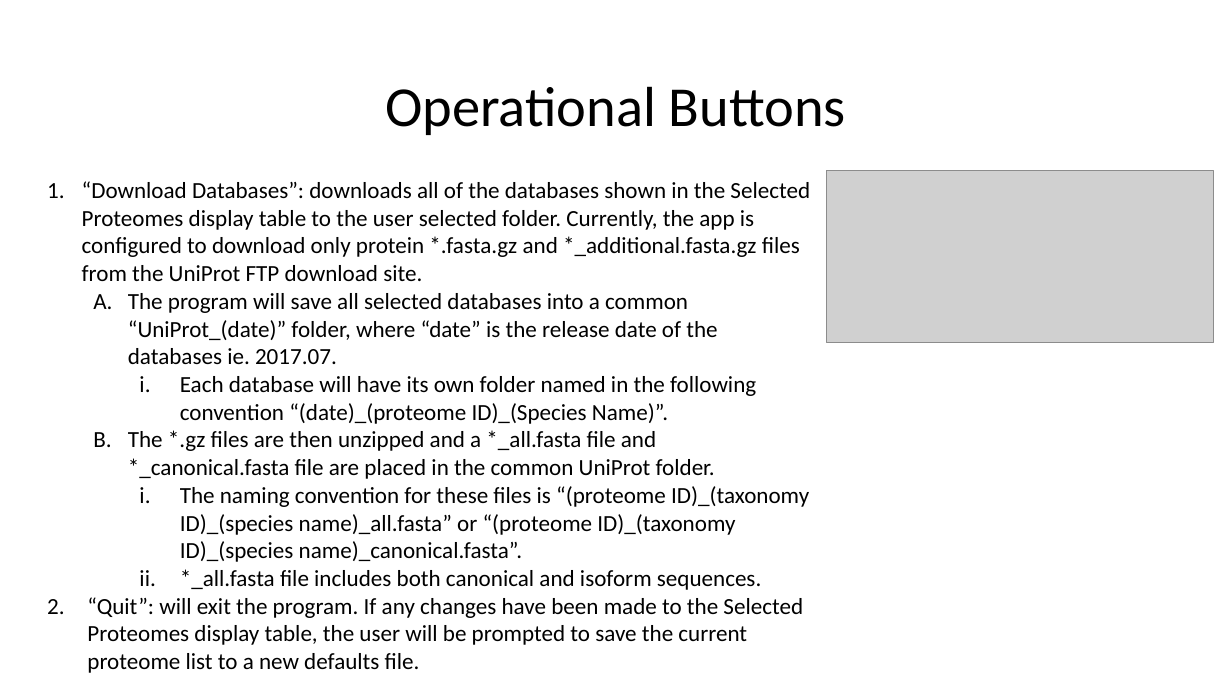
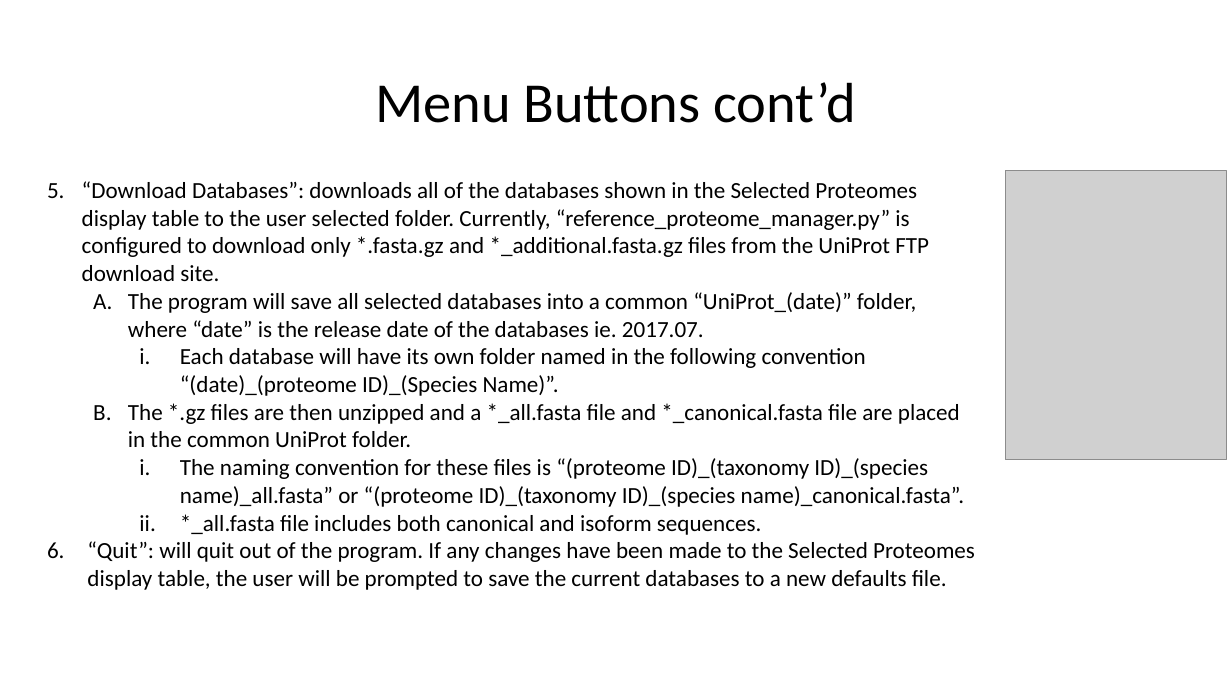
Before and after one commit to lily-liang12/Reference_Proteome_Manager, a slide deck: slide 7 of Reference_Proteome_Manager_UniProt/User_Guide_UniProt.pptx (slide 12 before the commit). Drawn at 1232x693 pixels with LibreOffice and Linux fonts; fonts in the diff are those of the drawing; grey boxes stand for pictures. Boxes give left, top, right and bottom in pixels: in the first picture for what was removed or moved away, otherwise in the second. Text is boxed around its words. In the diff, an @@ line names an element or a change of style, - is before the commit and + after.

```diff
--- a/Reference_Proteome_Manager_UniProt/User_Guide_UniProt.pptx
+++ b/Reference_Proteome_Manager_UniProt/User_Guide_UniProt.pptx
@@ title at [375,82,856,123]: text changed @@
-Operational Buttons
+Menu Buttons cont’d
@@ picture removed at [826,171,1214,343] @@
@@ picture added at [1006,171,1226,460] @@
@@ text at [82,181,929,281]: text changed @@
-1. “Download Databases”: downloads all of the databases shown in the Selected Proteomes display table to the user selected folder. Currently, the app is configured to download only protein *.fasta.gz and *_additional.fasta.gz files from the UniProt FTP download site.
+5. “Download Databases”: downloads all of the databases shown in the Selected Proteomes display table to the user selected folder. Currently, “reference_proteome_manager.py” is configured to download only *.fasta.gz and *_additional.fasta.gz files from the UniProt FTP download site.
@@ text at [128,292,965,535]: indent changed @@
@@ text at [87,541,975,590]: text changed @@
-2. “Quit”: will exit the program. If any changes have been made to the Selected Proteomes display table, the user will be prompted to save the current proteome list to a new defaults file.
+6. “Quit”: will quit out of the program. If any changes have been made to the Selected Proteomes display table, the user will be prompted to save the current databases to a new defaults file.
```
Also in this commit, not shown: 6 other slides changed, 1 slide added, 6 slides removed.
